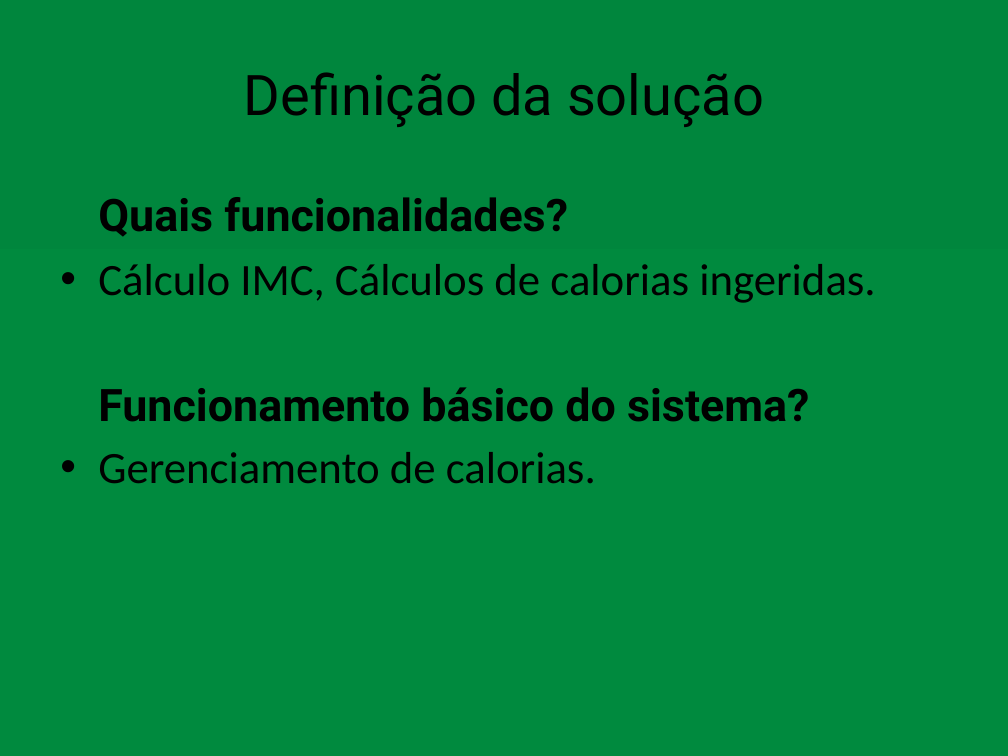
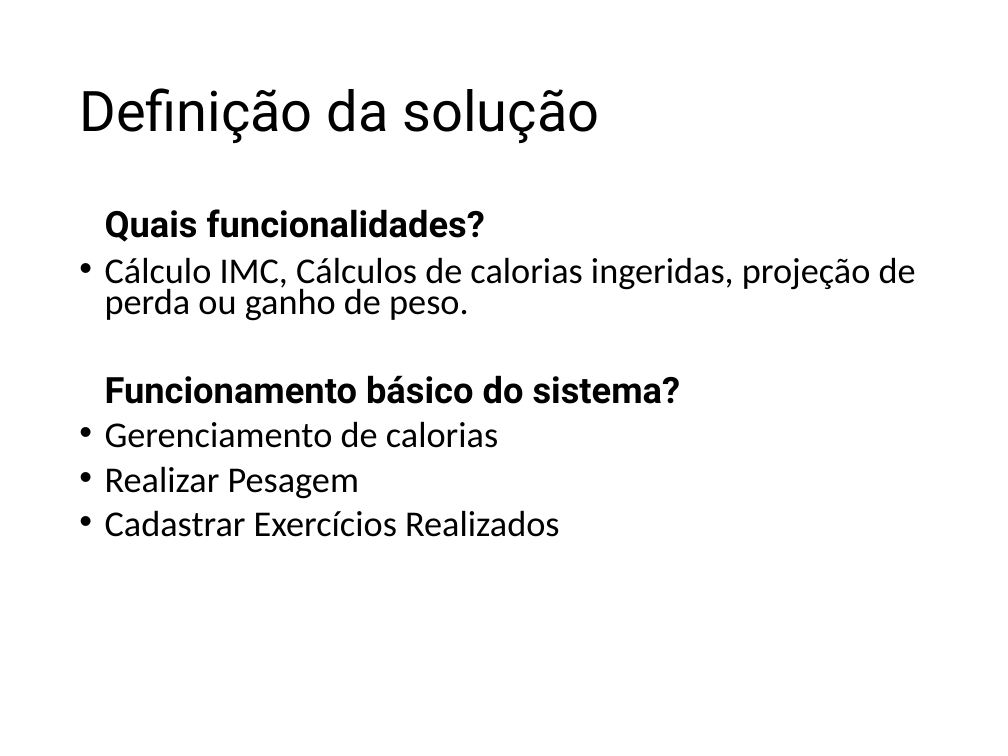
Before and after one commit to LeonDias1989/Kcal-Control, a slide deck: slide 10 of Kcal Control.pptx (slide 13 before the commit). Drawn at 1008x756 pixels with LibreOffice and Linux fonts; fonts in the diff are those of the drawing. Boxes give left, top, right and bottom in pixels: in the first picture for what was removed or moved away, otherwise in the second. Text is boxed around its words. In the diff, an @@ line names an element or a change of style, - is before the commit and + after.

```diff
--- a/Kcal Control.pptx
+++ b/Kcal Control.pptx
@@ background gradient #00863D to #008A3E to #FFFFFF @@
@@ title "Definição da solução": place and size @@
-title "Definição da solução" at box(244, 72, 764, 127)
+title "Definição da solução" at box(79, 88, 600, 143)
@@ title "Definição da solução" at box(79, 88, 600, 143): alignment centre to left; line spacing 1 to 0.9 @@
@@ text "Quais funcionalidades?": place and size @@
-text "Quais funcionalidades?" at box(98, 197, 875, 484)
+text "Quais funcionalidades?" at box(105, 209, 916, 537)
@@ text at box(105, 209, 681, 404): size 32 to 25.9 pt in "Quais funcionalidades?", "Funcionamento básico do sistema?"; indent changed; line spacing 1 to 0.7; more space between paragraphs @@
@@ text at box(105, 257, 916, 321): text changed; size 32 to 25.9 pt @@
-• Cálculo IMC, Cálculos de calorias ingeridas.
+• Cálculo IMC, Cálculos de calorias ingeridas, projeção de perda ou ganho de peso.
@@ text at box(105, 421, 560, 537): text changed; size 32 to 25.9 pt @@
-• Gerenciamento de calorias.
+• Gerenciamento de calorias
+• Realizar Pesagem
+• Cadastrar Exercícios Realizados
```
Also in this commit, not shown: 15 other slides changed, 13 slides added, 6 slides removed, 1 other file.
